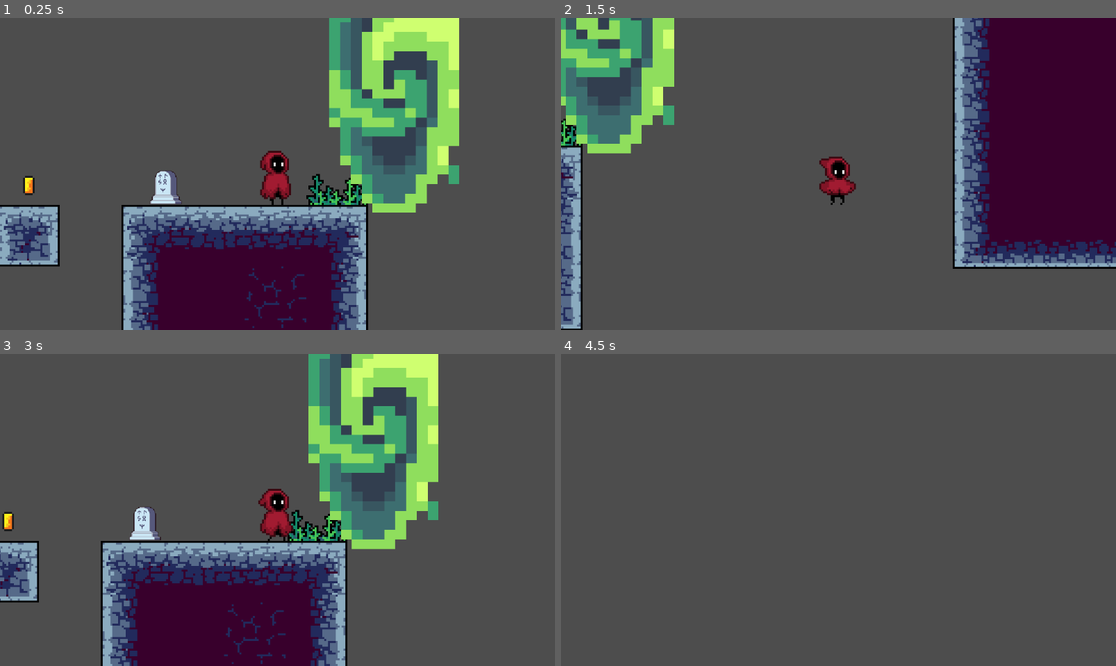
Above: before the commit, frames 1-4 (two rows, left to right).
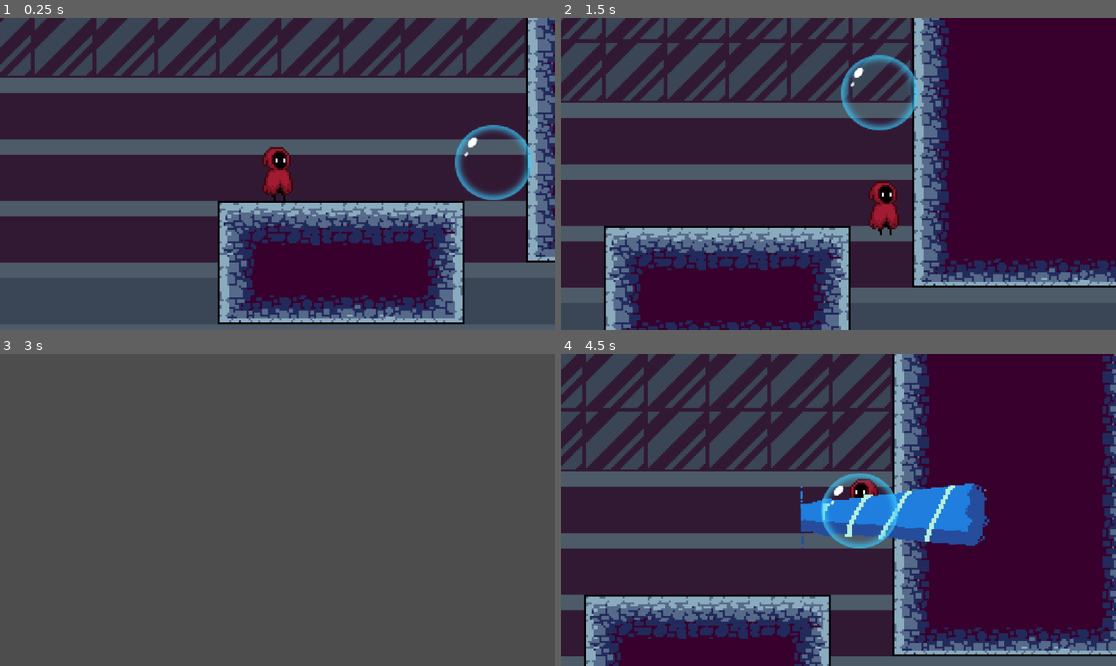
Above: after the commit, the same moments.

Repository: pxD1311/Bubble-Realms-The-Lost-Knight
Game: Godot game, scene res://scenes/main_menu.tscn
Same seed, same stepped clock (60 frames per second), same inputs: the game is played once before the commit and once after it.
Inputs (mouse positions are in pixels of both pictures, inside the frame that each line leads up to):
- Up to frame 1 (0.25 s): no input
- Up to frame 2 (1.5 s): move the mouse to (960, 158) at 0.52 s; hold S (crouch) 0.53-1.28 s; hold D (move_right) from 0.53 s (still down); tap Space (jump) at 0.77 s; move the mouse to (727, 189) at 1.27 s; click (727, 189) at 1.35 s
- Up to frame 3 (3 s): tap Space (jump) at 1.52 s; move the mouse to (333, 441) at 2.02 s; release D (move_right) at 2.03 s; hold A (move_left) 2.03-2.78 s; right-click (333, 441) at 2.1 s; move the mouse to (249, 572) at 2.77 s; hold D (move_right) from 2.78 s (still down); tap S (crouch) at 2.85 s
- Up to frame 4 (4.5 s): tap Space (jump) at 3.02, 3.77 s; move the mouse to (1005, 556) at 3.52 s; click (1005, 556) at 3.6 s; move the mouse to (672, 463) at 4.27 s; release D (move_right) at 4.28 s; hold A (move_left) from 4.28 s (still down); right-click (672, 463) at 4.35 s

The runs differ from the first frame. In frame 1, 82% of the frame differs, in the area x 0-100%, y 0-100%; in frame 2, 72%; in frame 3, 33%; in frame 4, 90%.

Commit message:
parallax begain

Diff:
--- a/GameManager.gd
+++ b/GameManager.gd
@@ -16,7 +16,7 @@
 
 func _ready():
 	# Set the initial state or load saved game data
-	call_deferred("load_scene", "res://scenes/levels/level_2.tscn")
+	call_deferred("load_scene", "res://scenes/levels/level_1.tscn")
 	# Optionally load a main menu instead
 	# load_main_menu()
 
--- a/scenes/levels/hub.tscn
+++ b/scenes/levels/hub.tscn
@@ -32,6 +32,10 @@
 [ext_resource type="PackedScene" uid="uid://c7k3jhihvelis" path="res://scenes/bubble.tscn" id="30_vathm"]
 [ext_resource type="PackedScene" uid="uid://ca4001x6u8rb2" path="res://scenes/character.tscn" id="31_rf1li"]
 [ext_resource type="PackedScene" uid="uid://dp3t42xdm01sk" path="res://scenes/portal.tscn" id="32_coy5d"]
+[ext_resource type="Texture2D" uid="uid://q6f1bewdx1cg" path="res://assets/hub_background_layers/Layer_0000_9.png" id="33_ymekk"]
+[ext_resource type="Texture2D" uid="uid://usbl4uh3lf2p" path="res://assets/hub_background_layers/Layer_0001_8.png" id="34_ncjkd"]
+[ext_resource type="Texture2D" uid="uid://bdaw3fm5jqth0" path="res://assets/hub_background_layers/Layer_0002_7.png" id="35_ptenq"]
+[ext_resource type="Texture2D" uid="uid://c05k2ea1r8w32" path="res://assets/hub_background_layers/Layer_0003_6.png" id="36_ay1r6"]
 
 [sub_resource type="TileSetAtlasSource" id="TileSetAtlasSource_h271k"]
 texture = ExtResource("1_12euc")
@@ -556,3 +560,25 @@
 position = Vector2(1279, 300)
 rotation = -1.5731
 shape = SubResource("WorldBoundaryShape2D_5v6tc")
+
+[node name="ParallaxBackground" type="ParallaxBackground" parent="."]
+
+[node name="ParallaxLayer" type="ParallaxLayer" parent="ParallaxBackground"]
+
+[node name="Sprite2D" type="Sprite2D" parent="ParallaxBackground/ParallaxLayer"]
+texture = ExtResource("33_ymekk")
+
+[node name="ParallaxLayer2" type="ParallaxLayer" parent="ParallaxBackground"]
+
+[node name="Sprite2D" type="Sprite2D" parent="ParallaxBackground/ParallaxLayer2"]
+texture = ExtResource("34_ncjkd")
+
+[node name="ParallaxLayer3" type="ParallaxLayer" parent="ParallaxBackground"]
+
+[node name="Sprite2D" type="Sprite2D" parent="ParallaxBackground/ParallaxLayer3"]
+texture = ExtResource("35_ptenq")
+
+[node name="ParallaxLayer4" type="ParallaxLayer" parent="ParallaxBackground"]
+
+[node name="Sprite2D" type="Sprite2D" parent="ParallaxBackground/ParallaxLayer4"]
+texture = ExtResource("36_ay1r6")
Binary file added: assets/hub_background_layers/Layer_0000_9.png
Not shown, added: assets/hub_background_layers/Layer_0000_9.png.import
Binary file added: assets/hub_background_layers/Layer_0001_8.png
Not shown, added: assets/hub_background_layers/Layer_0001_8.png.import
Binary file added: assets/hub_background_layers/Layer_0002_7.png
Not shown, added: assets/hub_background_layers/Layer_0002_7.png.import
Binary file added: assets/hub_background_layers/Layer_0003_6.png
Not shown, added: assets/hub_background_layers/Layer_0003_6.png.import
Binary file added: assets/hub_background_layers/Layer_0004_Lights.png
Not shown, added: assets/hub_background_layers/Layer_0004_Lights.png.import
Binary file added: assets/hub_background_layers/Layer_0005_5.png
Not shown, added: assets/hub_background_layers/Layer_0005_5.png.import
(and 13 more such lines)
